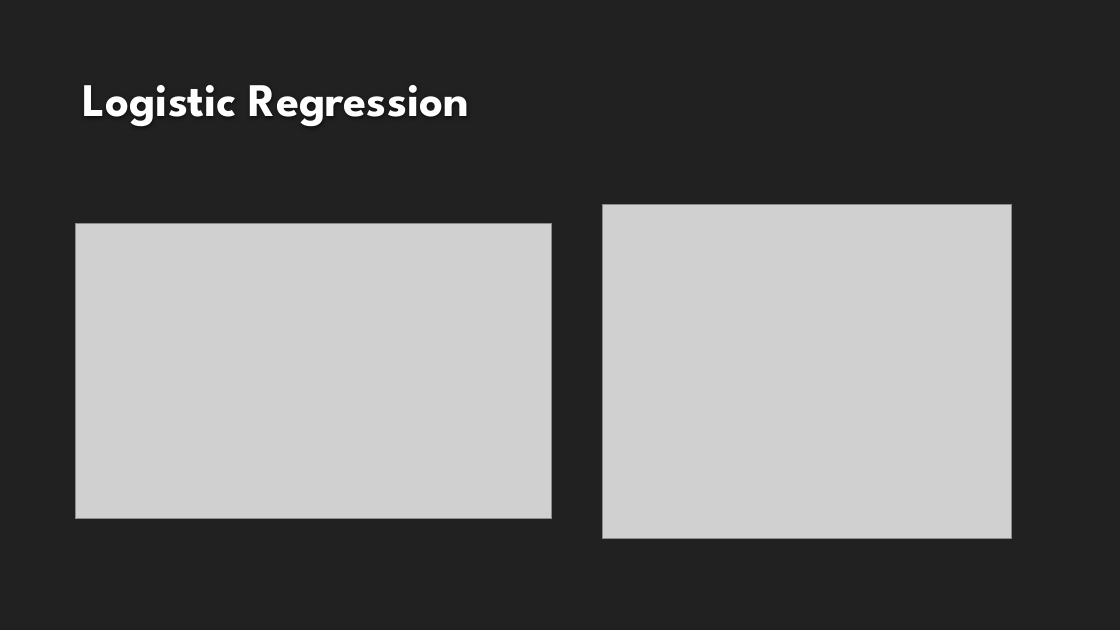
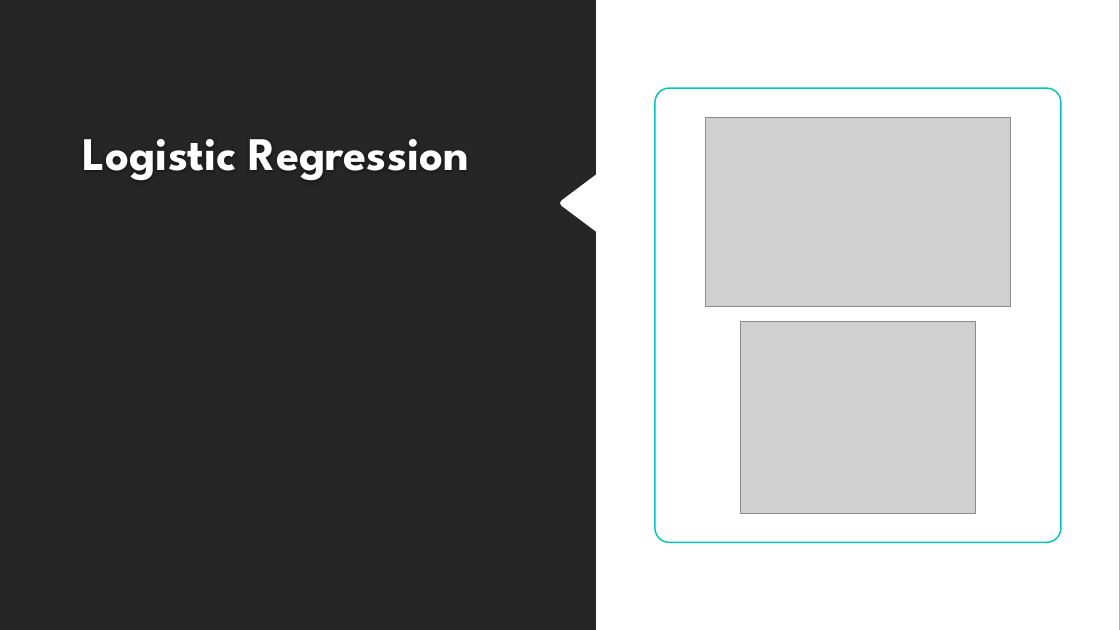
Before and after one commit to Sal-r/Credit-Card-Fraud, a slide deck: slide 7 of Credit_Card_Fraud_Presentation.pptx. Drawn at 1120x630 pixels with LibreOffice and Linux fonts; fonts in the diff are those of the drawing; grey boxes stand for pictures; background and template pictures are left out. Boxes give left, top, right and bottom in pixels: in the first picture for what was removed or moved away, otherwise in the second. Text is boxed around its words. In the diff, an @@ line names an element or a change of style, - is before the commit and + after.

```diff
--- a/Credit_Card_Fraud_Presentation.pptx
+++ b/Credit_Card_Fraud_Presentation.pptx
@@ rectangle added at bbox=[0, 0, 1120, 630], fill #FFFFFF @@
@@ freeform shape added at bbox=[0, 0, 596, 630], fill #262626 @@
@@ title "Logistic Regression": place and size @@
-title "Logistic Regression" at bbox=[83, 85, 469, 126]
+title "Logistic Regression" at bbox=[83, 139, 469, 180]
@@ rounded rectangle added at bbox=[655, 88, 1061, 543], fill #FFFFFF, outline #00C6BB 1.25 pt @@
@@ picture: place and size @@
-picture at bbox=[76, 223, 552, 518]
+picture at bbox=[706, 117, 1011, 306]
@@ picture: place and size @@
-picture at bbox=[603, 204, 1012, 539]
+picture at bbox=[740, 321, 975, 513]
```
Also in this commit, not shown: 4 other slides changed.
